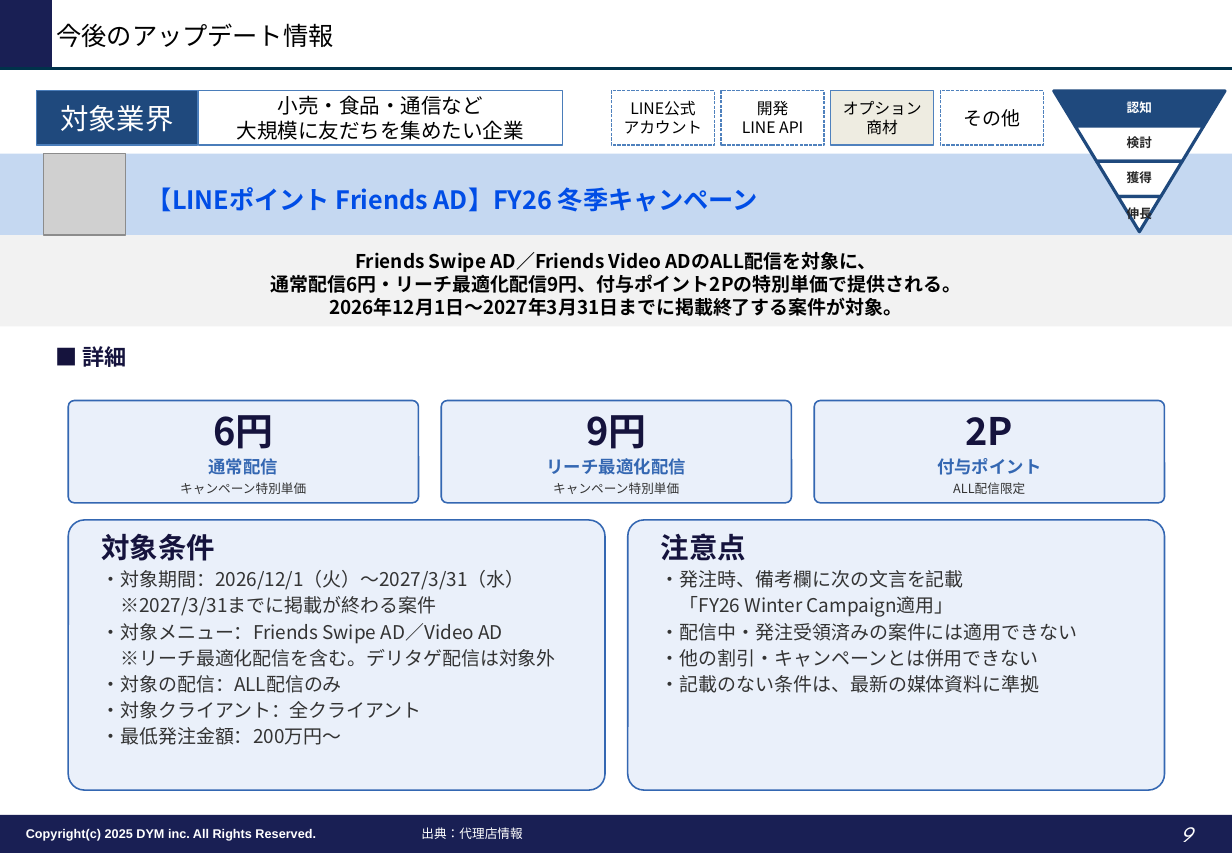
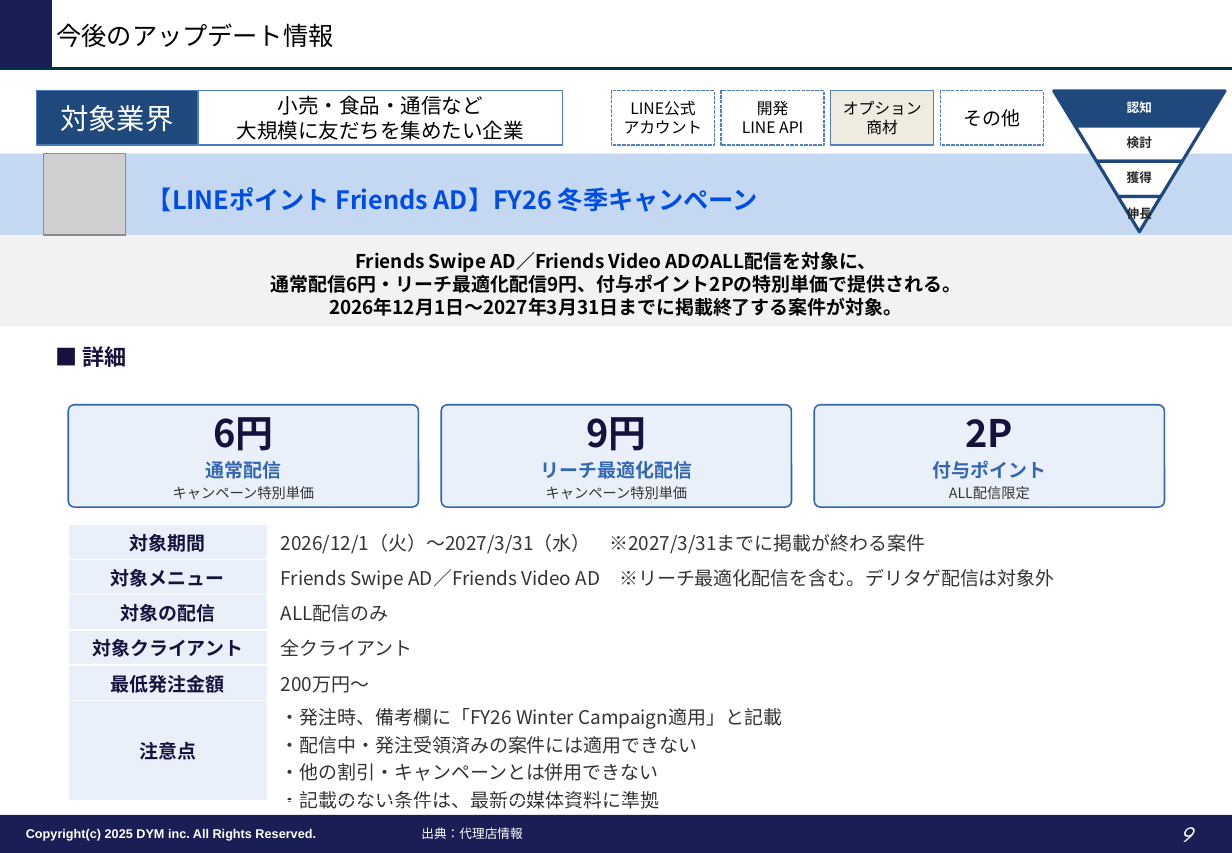
Before and after one commit to tonomura-r-dev/folder, a slide deck: slide 9 of LINEOA媒体最新情報_2026年10月トレンドレポート.pptx. Drawn at 1232x853 pixels with LibreOffice and Linux fonts; fonts in the diff are those of the drawing; grey boxes stand for pictures; background and template pictures are left out. Boxes give left, top, right and bottom in pixels: in the first picture for what was removed or moved away, otherwise in the second. Text is boxed around its words. In the diff, an @@ line names an element or a change of style, - is before the commit and + after.

```diff
--- a/LINEOA媒体最新情報_2026年10月トレンドレポート.pptx
+++ b/LINEOA媒体最新情報_2026年10月トレンドレポート.pptx
@@ 3 rounded rectangles: place and size @@
-3 rounded rectangles at <box>68,400,1165,503</box>
+3 rounded rectangles at <box>68,405,1165,507</box>
@@ text in rounded rectangle at <box>173,461,315,499</box>: size 11 to 12 pt in "通常配信"; size 8 to 9 pt in "キャンペーン特別単価" @@
@@ text in rounded rectangle at <box>541,461,692,499</box>: size 11 to 12 pt in "リーチ最適化配信"; size 8 to 9 pt in "キャンペーン特別単価" @@
@@ text in rounded rectangle at <box>932,460,1046,499</box>: size 11 to 12 pt in "付与ポイント"; size 8 to 9 pt in "ALL配信限定" @@
@@ rounded rectangle removed at <box>68,520,605,791</box> @@
-対象条件
-・対象期間：2026/12/1（火）〜2027/3/31（水）
-※2027/3/31までに掲載が終わる案件
-・対象メニュー：Friends Swipe AD／Video AD
-※リーチ最適化配信を含む。デリタゲ配信は対象外
-・対象の配信：ALL配信のみ
-・対象クライアント：全クライアント
-・最低発注金額：200万円〜
@@ table added at <box>68,524,1165,813</box>, 6 rows, 2 columns @@
+対象期間 | 2026/12/1（火）〜2027/3/31（水） ※2027/3/31までに掲載が終わる案件
+対象メニュー | Friends Swipe AD／Friends Video AD ※リーチ最適化配信を含む。デリタゲ配信は対象外
+対象の配信 | ALL配信のみ
+対象クライアント | 全クライアント
+最低発注金額 | 200万円〜
+注意点 | ・発注時、備考欄に「FY26 Winter Campaign適用」と記載 / ・配信中・発注受領済みの案件には適用できない / ・他の割引・キャンペーンとは併用できない / ・記載のない条件は、最新の媒体資料に準拠
@@ rounded rectangle removed at <box>628,520,1165,791</box> @@
-注意点
-・発注時、備考欄に次の文言を記載
-「FY26 Winter Campaign適用」
-・配信中・発注受領済みの案件には適用できない
-・他の割引・キャンペーンとは併用できない
-・記載のない条件は、最新の媒体資料に準拠
```
